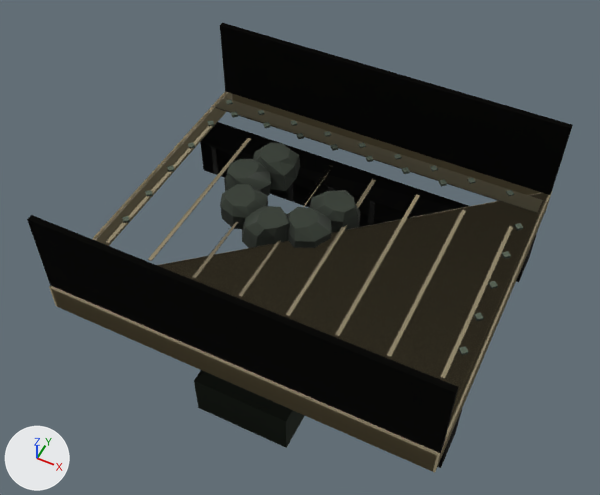
Before and after pictures for a commit that changed the glTF model assets/set_v5/neutral_bridge_segment_damaged.glb.
Camera for both pictures: a camera (50 mm lens) standing at (2.39, -5.08, 7.35) and looking at (-0.12, -0.06, 1.08). Arrows for +X, +Y and +Z are at lower left; the lights stay in place. The older version comes first. Vertices at exactly the same position are counted once.

Names of what the first picture shows: 'body', 'body.001', 'body.002'.
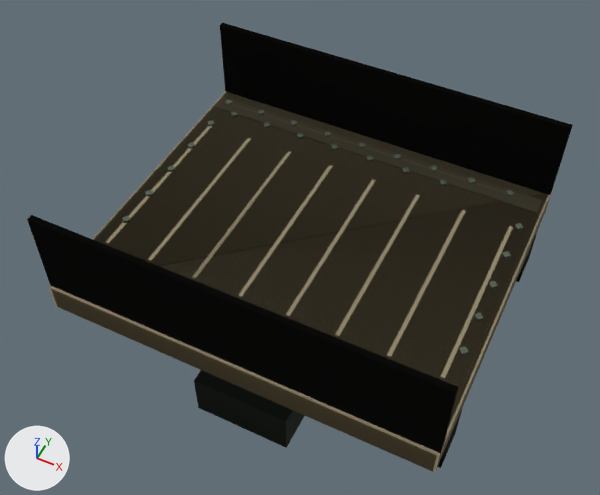
Patch to the scene script:
```diff
--- a/assets/set_v5/neutral_bridge_segment_damaged.glb.py
+++ b/assets/set_v5/neutral_bridge_segment_damaged.glb.py
@@ me_mesh_0 @@
 # used by ob_body; parent = ob_neutral_bridge_segment_damaged_lod0; location = (0.0, 0.0, 0.0)
 # verts and faces of me_mesh_0; kept vertices keep their numbers, new ones are numbered from 904
 # before: 17 (1.91, 1.64, 1.25), 20 (-1.91, -1.64, 1.25), 21 (-1.91, 1.64, 1.25) at pixel (229, 91)
 # before: 40 (-0.76, 1.0, 1.25), 41 (-0.76, -1.0, 1.26) at pixel (195, 278), 43 (-0.8, -1.0, 1.26) at pixel (192, 276), 44 (-0.8, -1.0, 1.25) at pixel (192, 277), 45 (-0.8, 1.0, 1.26)
 # before: 46 (-0.8, 1.0, 1.25), 47 (-0.76, 1.0, 1.26), 48 (-0.26, 1.0, 1.25) at pixel (332, 166), 49 (-0.26, -1.0, 1.26) at pixel (241, 296), 51 (-0.3, -1.0, 1.26) at pixel (238, 295)
 # before: 52 (-0.3, -1.0, 1.25) at pixel (238, 296), 53 (-0.3, 1.0, 1.26) at pixel (329, 165), 54 (-0.3, 1.0, 1.25) at pixel (329, 165), 55 (-0.26, 1.0, 1.26) at pixel (332, 166)
-me_mesh_0.from_pydata(...)  # 904 vertices, 1223 faces; spans x -1.95..1.95, y -1.7..1.7, z 0.0..2.15
+me_mesh_0.from_pydata(...)  # 760 vertices, 1002 faces; spans x -1.95..1.95, y -1.7..1.7, z 0.0..2.15
+# me_mesh_0 part 1: 6 loose pieces with 144 vertices, spanning x -1.26..0.32, y -0.39..1.02, z 1.16..1.42, are deleted
+# me_mesh_0 part 2
+faces += [(17, 21, 20)]  # mat_paint
+# me_mesh_0 part 3
+faces += [(40, 47, 41), (44, 45, 46), (43, 47, 45), (48, 55, 49), (52, 53, 54), (51, 55, 53)]  # mat_paint
+# me_mesh_0 part 4: 474 kept faces spanning x -1.95..1.95, y -1.68..1.68, z 0.0..2.15 get new vertex colours; the middle colour goes from grey #919d8b to grey #85937f
 me_mesh_0.materials.append(mat_paint)
@@ me_mesh_1 @@
 # used by ob_body_001; parent = ob_neutral_bridge_segment_damaged_lod1; location = (0.0, 0.0, 0.0)
 # verts and faces of me_mesh_1; kept vertices keep their numbers, new ones are numbered from 168
 # before: 17 (1.93, 1.67, 1.25), 20 (-1.93, -1.67, 1.25) at pixel (52, 285), 21 (-1.93, 1.67, 1.25)
-me_mesh_1.from_pydata(...)  # 168 vertices, 249 faces; spans x -1.95..1.95, y -1.7..1.7, z 0.0..2.15
+me_mesh_1.from_pydata(...)  # 96 vertices, 136 faces; spans x -1.95..1.95, y -1.7..1.7, z 0.0..2.15
+# me_mesh_1 part 5: the loose piece of 24 vertices spanning x -0.39..0.17, y -0.25..0.3, z 1.14..1.4 is deleted
+# me_mesh_1 part 6
+faces += [(17, 21, 20)]  # mat_paint
+# other edits to the shape of me_mesh_1 do not show in these pictures
 me_mesh_1.materials.append(mat_paint)
@@ me_mesh_2 @@
 # used by ob_body_002; parent = ob_neutral_bridge_segment_damaged_lod2; location = (0.0, 0.0, 0.0)
 # verts and faces of me_mesh_2; kept vertices keep their numbers, new ones are numbered from 64
 # before: 3 (1.95, 1.7, 1.25) at pixel (552, 190), 4 (-1.95, -1.7, 1.25) at pixel (48, 286), 6 (-1.95, 1.7, 1.25)
-me_mesh_2.from_pydata(...)  # 64 vertices, 79 faces; spans x -1.95..1.95, y -1.7..1.7, z 0.0..2.15
+me_mesh_2.from_pydata(...)  # 64 vertices, 80 faces; spans x -1.95..1.95, y -1.7..1.7, z 0.0..2.15
+# me_mesh_2 part 7
+faces += [(3, 6, 4)]  # mat_paint
 me_mesh_2.materials.append(mat_paint)
```

Location of each change, [x1, y1, x2, y2] in pixels of the pictures (600 x 495 px):
'body.001', reshaped: before [27, 23, 573, 472]; after [27, 26, 573, 472]
'body.002', reshaped: before [49, 91, 552, 472]; after [28, 23, 555, 472]
part 1 of me_mesh_0, deleted: before [220, 143, 360, 248]
part 2 of me_mesh_0, added: after [96, 93, 543, 265]
part 3 of me_mesh_0, added: after [195, 151, 332, 291]
part 4 of me_mesh_0, recoloured: [92, 100, 514, 297] in both
part 5 of me_mesh_1, deleted: before [317, 232, 332, 243]
part 6 of me_mesh_1, added: after [94, 92, 540, 265]
part 7 of me_mesh_2, added: after [49, 91, 535, 287]
